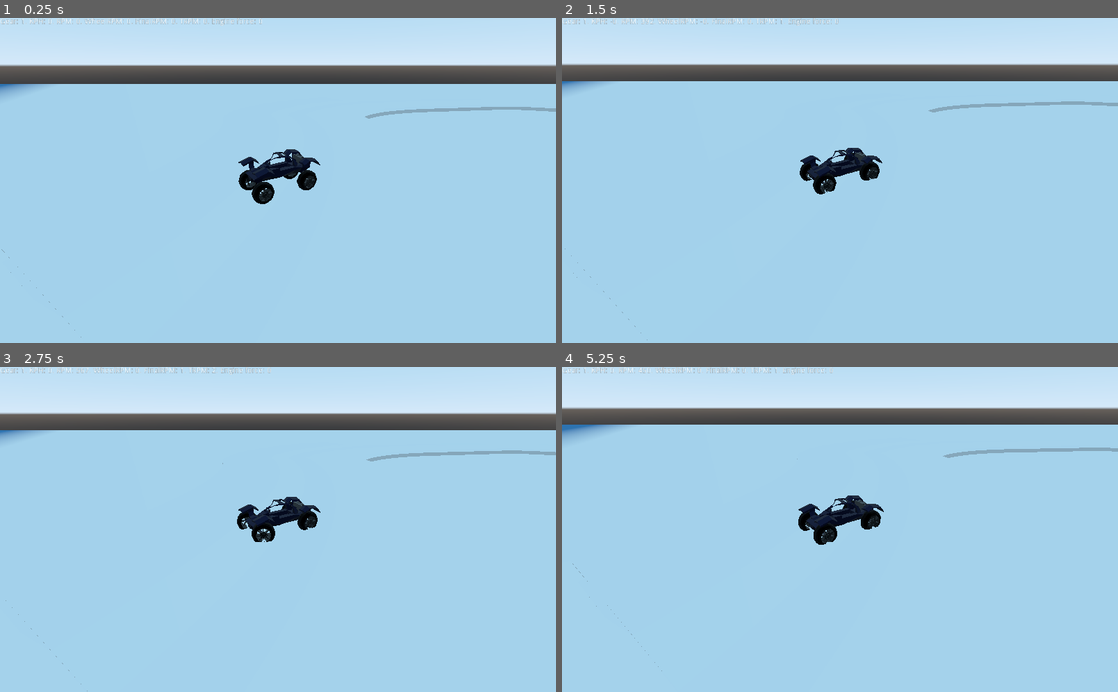
Above: before the commit, frames 1-4 (two rows, left to right).
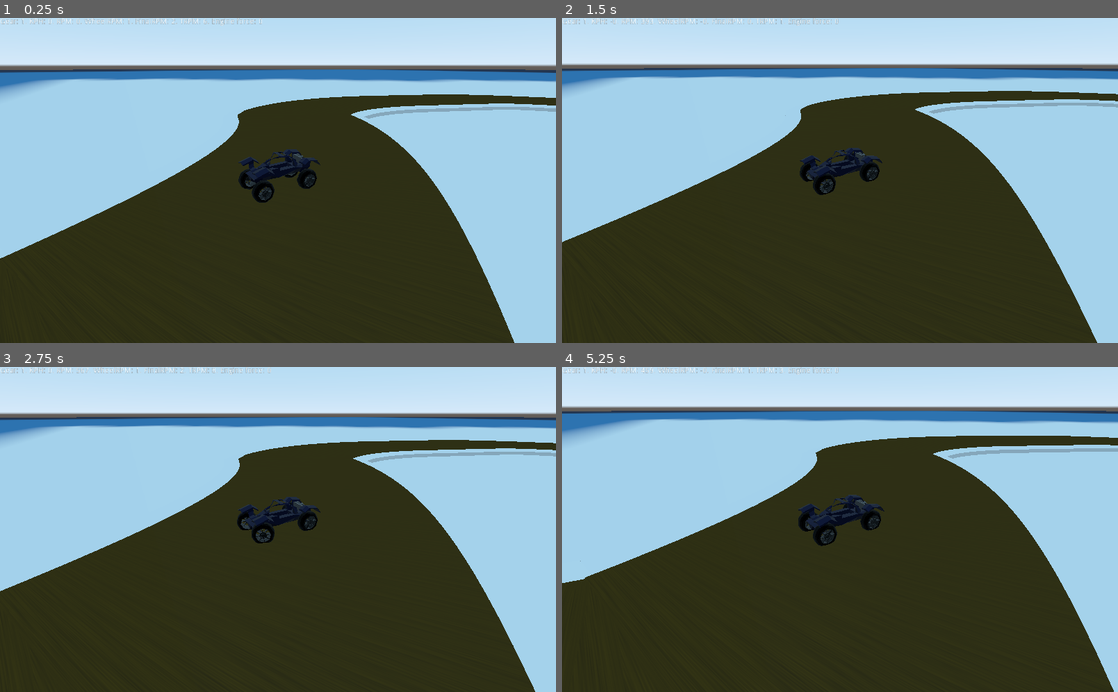
Above: after the commit, the same moments.

Repository: esensar/bugged-racing
Game: Godot game, scene res://scenes/test_level.tscn
Same seed, same stepped clock (60 frames per second), same inputs: the game is played once before the commit and once after it. The project has no main scene, so this scene is started directly. The engine's default icon, where the game draws it, is replaced by a stand-in: a white triangle on a blue panel in a dark square.
Inputs:
- Up to frame 1 (0.25 s): no input
- Up to frame 2 (1.5 s): hold D (steer_right) 0.53-1.28 s; hold C (clutch) 0.53-1.28 s; hold S (brake) from 1.28 s (still down); tap W (throttle) at 1.35 s
- Up to frame 3 (2.75 s): release S (brake) at 2.03 s; hold D (steer_right) from 2.03 s (still down); hold C (clutch) from 2.03 s (still down)
- Up to frame 4 (5.25 s): release D (steer_right) at 2.78 s; release C (clutch) at 2.78 s; hold Shift (gear_up) 2.78-3.53 s; tap W (throttle) at 2.85, 4.35 s; hold C (clutch) 3.53-4.28 s; hold A (steer_left) 3.53-5.03 s; hold S (brake) from 5.03 s (still down); hold C (clutch) from 5.03 s (still down)

The runs differ from the first frame. In frame 1, 51% of the frame differs, in the area x 0-100%, y 0-100%; in frame 2, 55%; in frame 3, 55%; in frame 4, 59%.

Commit message:
Add dirt track "texture"

Diff:
--- a/scenes/test_level.tscn
+++ b/scenes/test_level.tscn
@@ -17,6 +17,23 @@
 "points": PoolVector3Array( 9.79904, 0, 18.6319, -9.79904, 0, -18.6319, -31.895, 0, 7.96057, 0, 0, 0, 0, 0, 0, -57.093, …(1438 unchanged characters)…
 "tilts": PoolRealArray( 0, 0, 0, 0, 0, 0, 0, 0, 0, 0, 0, 0, 0, 0, 0, 0, 0, 0, 0, 0, 0, 0, 0, 0, 0 )
 }
+
+[sub_resource type="OpenSimplexNoise" id=5]
+seed = -8
+octaves = 9
+period = 10.0
+persistence = 0.49
+lacunarity = 2.04
+
+[sub_resource type="NoiseTexture" id=6]
+flags = 39
+seamless = true
+noise = SubResource( 5 )
+noise_offset = Vector2( -1, -1 )
+
+[sub_resource type="SpatialMaterial" id=7]
+albedo_color = Color( 0.4, 0.301961, 0.00784314, 1 )
+albedo_texture = SubResource( 6 )
 
 [node name="Spatial" type="Spatial"]
 
@@ -38,6 +55,7 @@
 
 [node name="camera" type="Camera" parent="."]
 transform = Transform( 1, 0, 0, 0, 1, 0, 0, 0, 1, 0, 5.88022, 23.0639 )
+far = 457.7
 script = ExtResource( 2 )
 follow_target_path = NodePath("../buggy")
 target_distance = 12.0
@@ -49,8 +67,9 @@
 curve = SubResource( 4 )
 
 [node name="Road" type="CSGPolygon" parent="Track/Path"]
-transform = Transform( 1, 0, 0, 0, 1, 0, 0, 0, 1, 0.194962, 0.557852, -0.0180283 )
+transform = Transform( 1, 0, 0, 0, 1, 0, 0, 0, 1, 0.194962, 0.721504, -0.0180283 )
 use_collision = true
+invert_faces = true
 polygon = PoolVector2Array( -8, 0, 2, 0.1, 8, 0.1, 2, 0 )
 mode = 2
 path_node = NodePath("..")
@@ -61,7 +80,8 @@
 path_local = false
 path_continuous_u = false
 path_u_distance = 1.0
-path_joined = false
+path_joined = true
+material = SubResource( 7 )
 
 [node name="Slope" type="CSGPolygon" parent="Track/Path"]
 transform = Transform( 1, 0, 0, 0, 1, 0, 0, 0, 1, -0.131294, 0.632256, -0.0876541 )
@@ -76,4 +96,4 @@
 path_local = true
 path_continuous_u = true
 path_u_distance = 1.0
-path_joined = false
+path_joined = true
Binary file added: assets/dirttrack.png
Not shown, added: assets/dirttrack.png.import
Not shown: 1 places in scenes/test_level.tscn that only renumber resources
